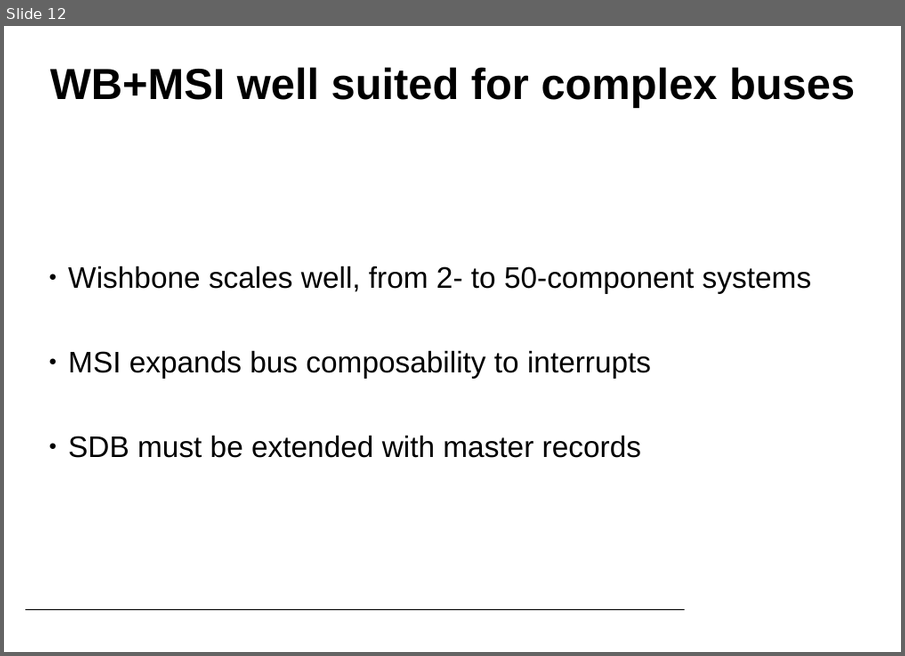
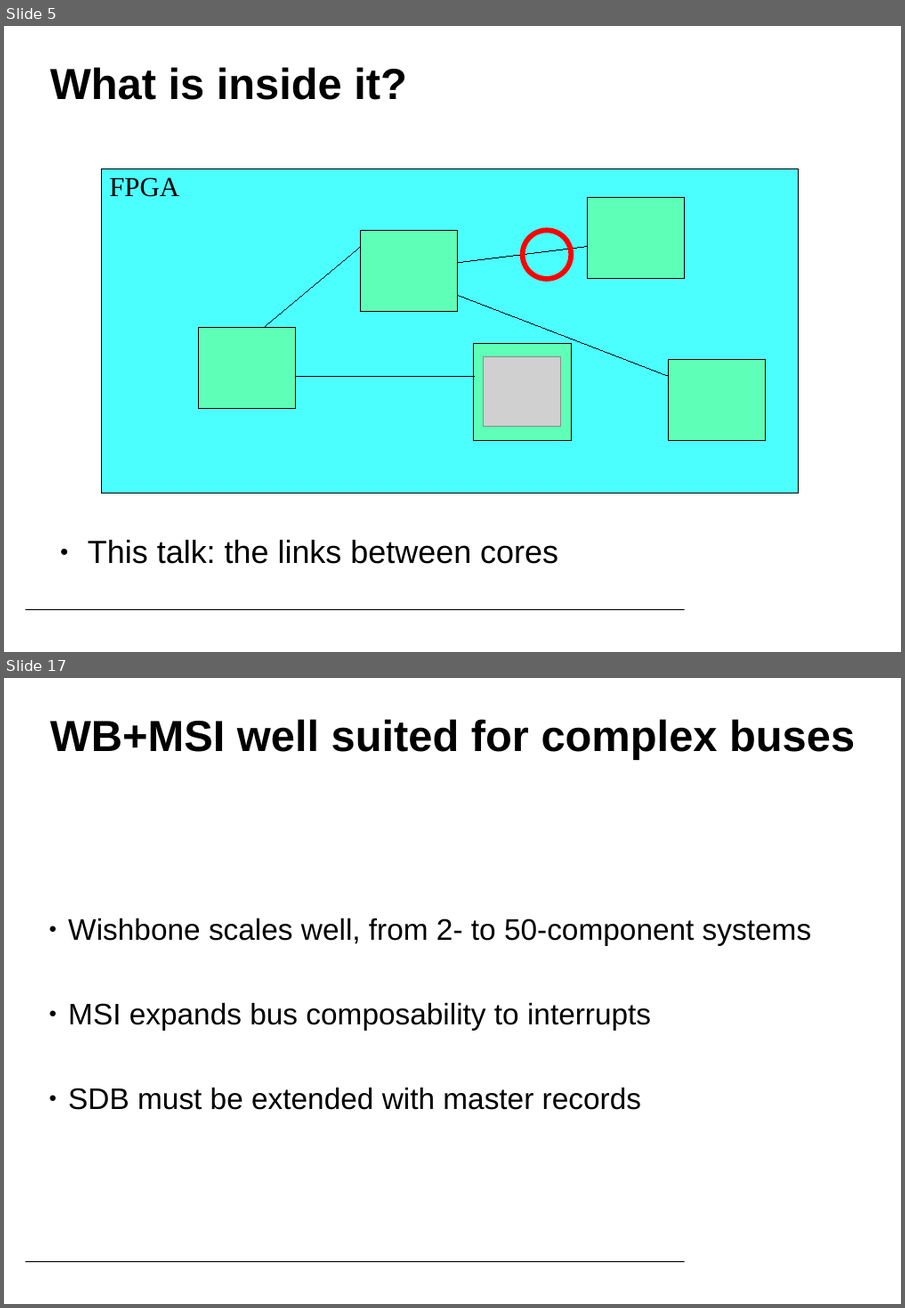
Before and after one commit to terpstra/wbmsi, a slide deck: THHA2O03_talk.odp. Shown one above the other, each under a label of ours: slide 12 before the commit, slides 5 and 17 after it; the slides between them are not shown. The pictures are 905x656 and 905x1308 pixels, drawn with LibreOffice and Linux fonts; fonts in the diff are those of the drawing; grey boxes stand for pictures; background and template pictures are left out. Boxes give left, top, right and bottom in pixels: in the first picture for what was removed or moved away, otherwise in the second. Text is boxed around its words. In the diff, an @@ line names an element or a change of style, - is before the commit and + after.

```diff
--- a/THHA2O03_talk.odp
+++ b/THHA2O03_talk.odp
@@ slide 5 added at bbox=[4, 26, 901, 652], background #FFFFFF; not listed: 1 template element that a slide beside it also shows @@
@@ title added at bbox=[50, 67, 407, 100], 38 pt, text #000000, bold @@
+What is inside it?
@@ rectangle added at bbox=[101, 168, 797, 492], fill #00FFFF at 70% opacity, outline #000000 0 pt @@
@@ text added at bbox=[109, 177, 179, 197], 24 pt, text #000000 @@
+FPGA
@@ rectangle added at bbox=[588, 198, 685, 279], fill #66FF99 at 70% opacity, outline #000000 0 pt @@
@@ rectangle added at bbox=[360, 230, 458, 311], fill #66FF99 at 70% opacity, outline #000000 0 pt @@
@@ ellipse added at bbox=[523, 230, 571, 279], outline #FF0000 4.51 pt @@
@@ line added from (263, 327) to (360, 247), #000000 0 pt @@
@@ line added from (458, 262) to (588, 247), #000000 0 pt @@
@@ line added from (458, 295) to (668, 376), #000000 0 pt @@
@@ rectangle added at bbox=[198, 327, 295, 408], fill #66FF99 at 70% opacity, outline #000000 0 pt @@
@@ rectangle added at bbox=[474, 344, 571, 441], fill #66FF99 at 70% opacity, outline #000000 0 pt @@
@@ picture added at bbox=[484, 357, 560, 426] @@
@@ rectangle added at bbox=[668, 360, 765, 441], fill #66FF99 at 70% opacity, outline #000000 0 pt @@
@@ line added from (295, 376) to (474, 376), #000000 0 pt @@
@@ text added at bbox=[88, 540, 558, 564], 28 pt, text #000000 @@
+  ● This talk: the links between cores
@@ what was slide 12 is now slide 17 @@
```
Also in this commit, not shown: 11 slides changed, 4 other slides added.
